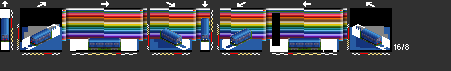
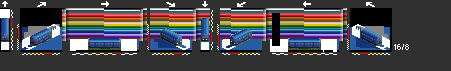
Layers edited between the first and the second w=451, h=71 image:
painted on "C1" over [31, 36, 380, 44]
